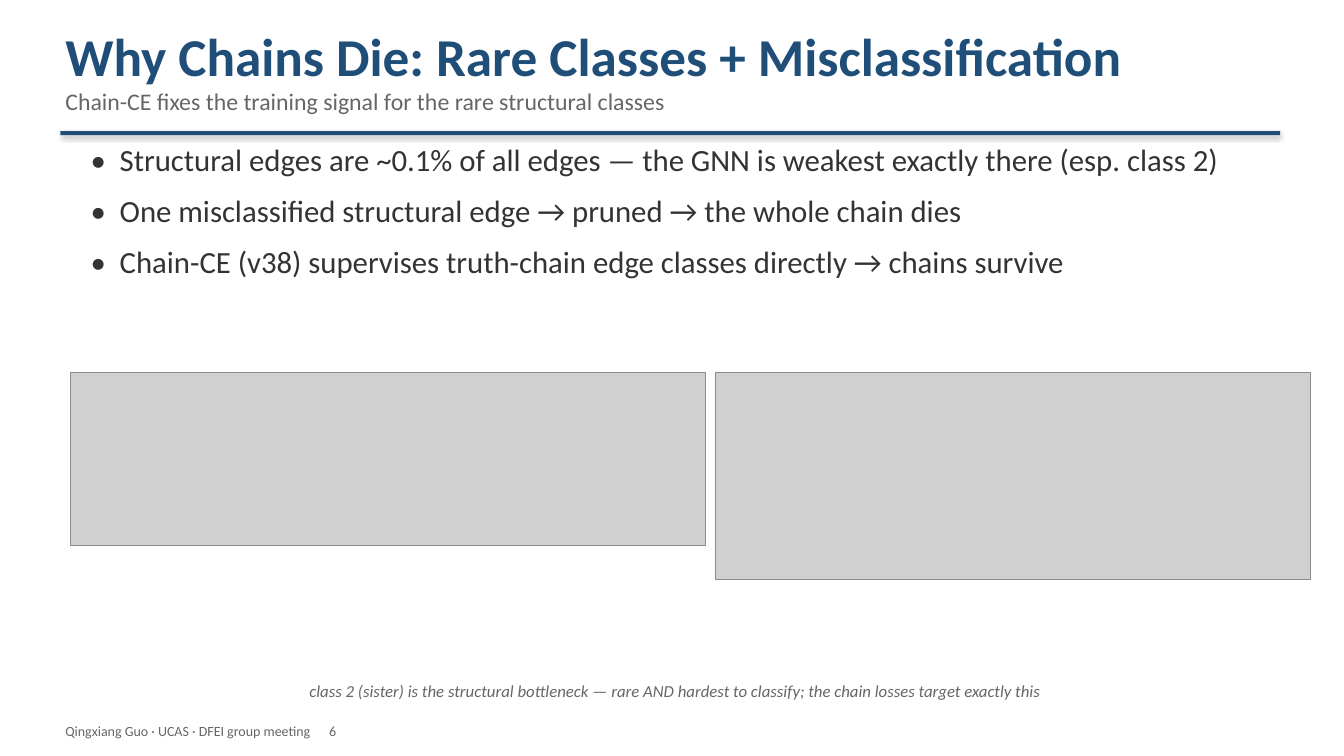
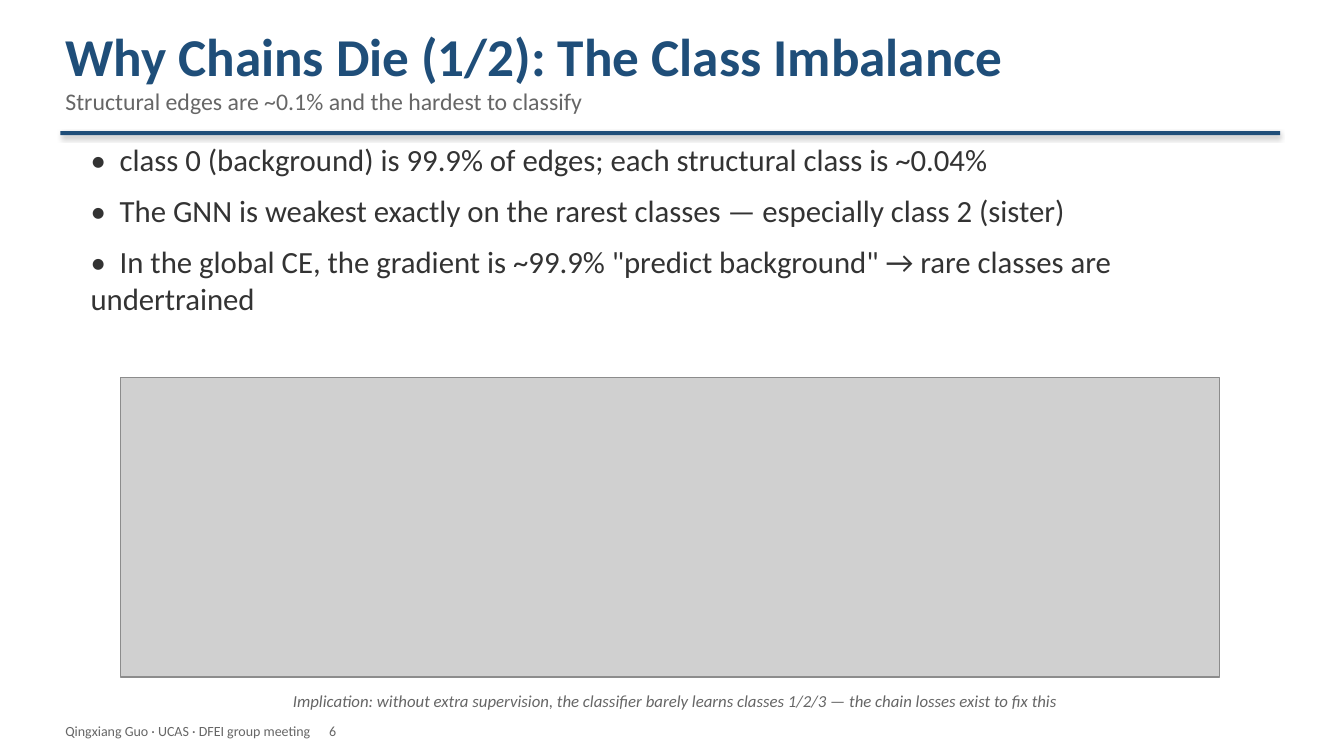
Before and after one commit to Aniedrew/dfei_ift, a slide deck: slide 6 of meeting_figs/DFEI_progress_20260902_EN.pptx. Drawn at 1344x756 pixels with LibreOffice and Linux fonts; fonts in the diff are those of the drawing; grey boxes stand for pictures. Boxes give left, top, right and bottom in pixels: in the first picture for what was removed or moved away, otherwise in the second. Text is boxed around its words. In the diff, an @@ line names an element or a change of style, - is before the commit and + after.

Commit message:
docs: separate plots onto own slides with implications; darken figure text
- Split "Why Chains Die" into two slides (class imbalance / one misclassified edge),
  each with an implication caption; renumbered deck 1-14
- Recolor all figure annotation text to dark #222222 so it never matches the
  figure colors (bars, curves, arrows, lines keep their colors)

```diff
--- a/meeting_figs/DFEI_progress_20260902_EN.pptx
+++ b/meeting_figs/DFEI_progress_20260902_EN.pptx
@@ text at bbox=[65, 36, 1003, 114]: text changed @@
-Why Chains Die: Rare Classes + Misclassification
-Chain-CE fixes the training signal for the rare structural classes
+Why Chains Die (1/2): The Class Imbalance
+Structural edges are ~0.1% and the hardest to classify
@@ text at bbox=[91, 148, 1111, 311]: text changed @@
-• Structural edges are ~0.1% of all edges — the GNN is weakest exactly there (esp. class 2)
-• One misclassified structural edge → pruned → the whole chain dies
-• Chain-CE (v38) supervises truth-chain edge classes directly → chains survive
+• class 0 (background) is 99.9% of edges; each structural class is ~0.04%
+• The GNN is weakest exactly on the rarest classes — especially class 2 (sister)
+• In the global CE, the gradient is ~99.9% "predict background" → rare classes are undertrained
@@ picture: place and size @@
-picture at bbox=[71, 373, 706, 545]
+picture at bbox=[121, 378, 1220, 678]
@@ picture removed at bbox=[716, 373, 1311, 580] @@
@@ text at bbox=[293, 695, 1057, 710]: text changed @@
-class 2 (sister) is the structural bottleneck — rare AND hardest to classify; the chain losses target exactly this
+Implication: without extra supervision, the classifier barely learns classes 1/2/3 — the chain losses exist to fix this
```
Also in this commit, not shown: 7 other slides changed, 1 slide added, 9 other files.
